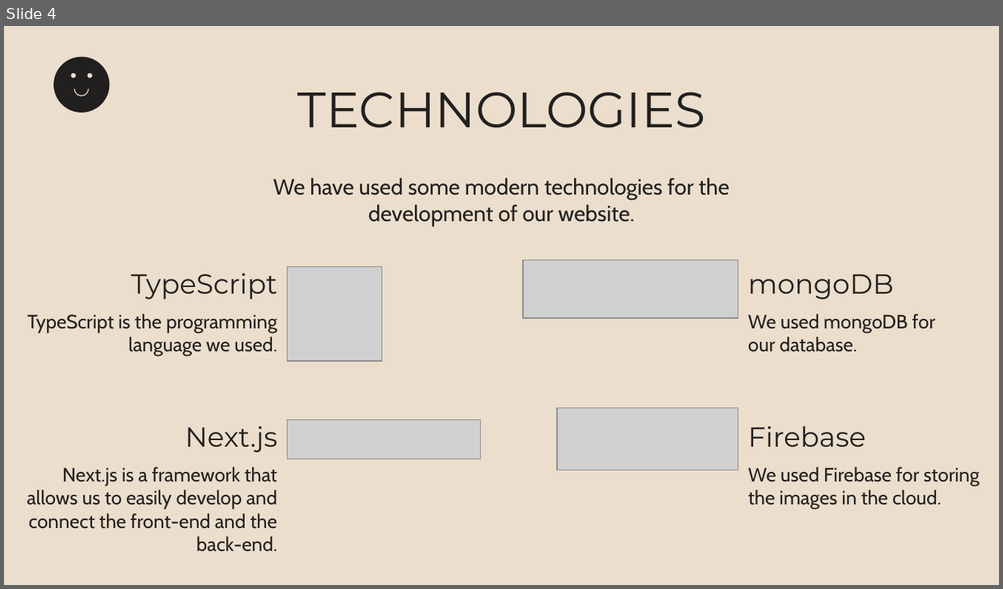
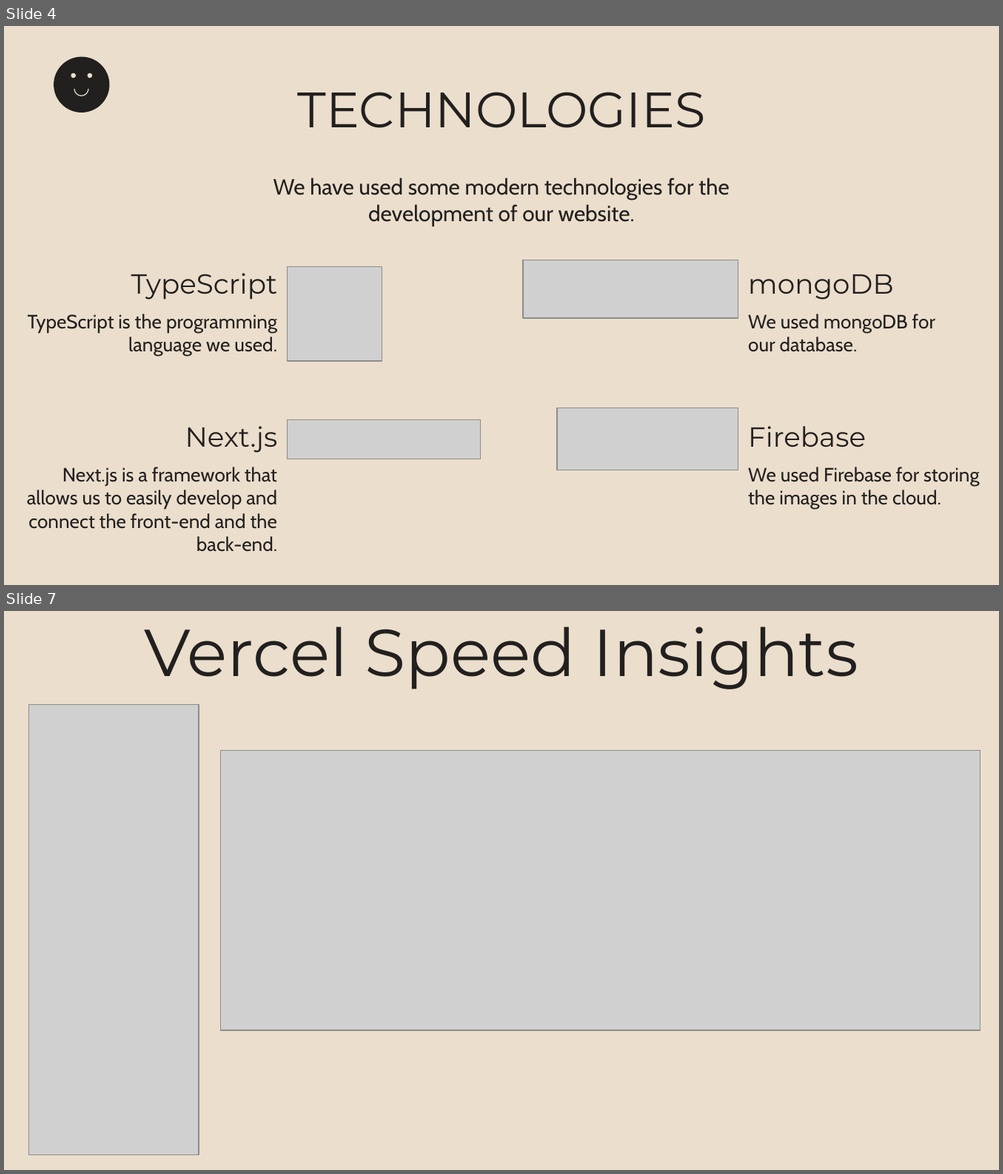
Before and after one commit to viktorgkw/m2vira, a slide deck: presentation/m2vira Presentation.pptx. Shown one above the other, each under a label of ours: slide 4 before the commit, slides 4 and 7 after it; the slides between them are not shown. The pictures are 1003x589 and 1003x1174 pixels, drawn with LibreOffice and Linux fonts; fonts in the diff are those of the drawing; grey boxes stand for pictures. Boxes give left, top, right and bottom in pixels: in the first picture for what was removed or moved away, otherwise in the second. Text is boxed around its words. In the diff, an @@ line names an element or a change of style, - is before the commit and + after.

```diff
--- a/presentation/m2vira Presentation.pptx
+++ b/presentation/m2vira Presentation.pptx
@@ slide 7 added at (4,611,999,1170), background #EBDECC @@
@@ title added at (145,627,858,689), 48 pt, text #22201F @@
+Vercel Speed Insights
@@ picture added at (29,704,199,1155) @@
@@ picture added at (221,750,979,1031) @@
```
Also in this commit, not shown: 2 slides changed, 1 other slide added, 3 other files.
